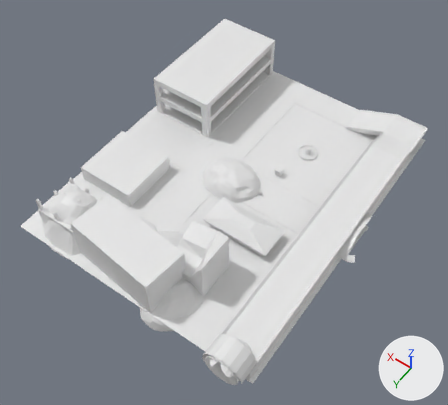
An edit to the Blender file White_Box_Project.blend, drawn before and after from the same camera.
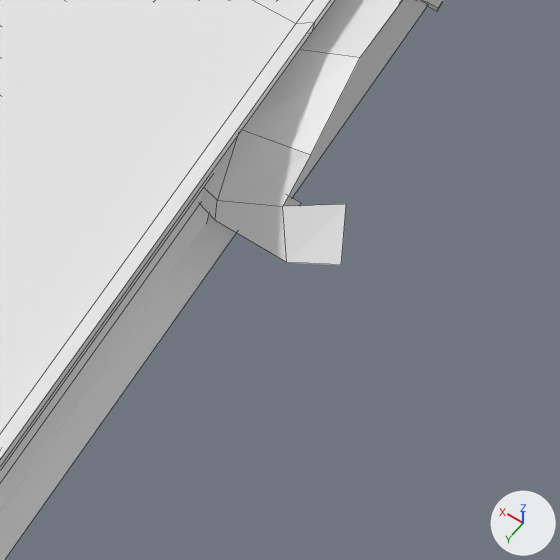
The first picture shows the older version from a 50 mm camera at (-69.3, 101.5, 146.0) aimed at (-3.5, 9.4, 1.1). The close-ups show both versions on the part from 70% to 85% of the width and 57% to 74% of the height of that picture; other places that the commit changed are outside them. Every picture has the same lights, and +X, +Y and +Z are marked at lower right. The close-ups show mesh edges as thin lines.

Objects in the first close-up: 'Bridge', 'Ground', 'Plane.004', 'Road.001'.
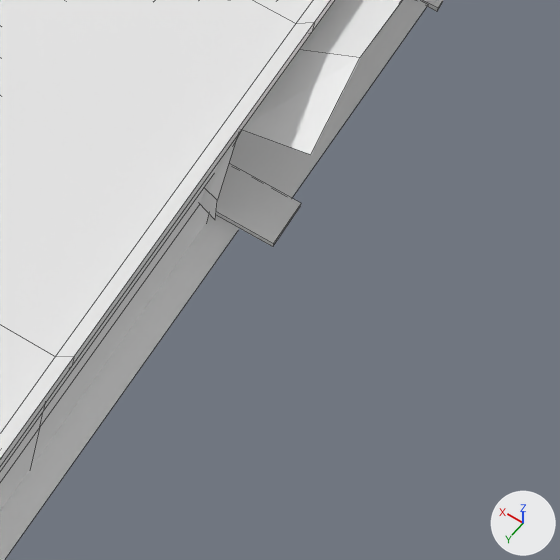
The edits, one by one:
me_plane_006 has 58 vertices, 41 faces, 1 loose edge and spans x -0.249..0.328, y -0.244..0.273, z -0.217..-0.051.
me_plane_006 is used by ob_plane_004; location (-38.16, -1.89, 7.12); rotation (0.0, 0.536, 0.0), in degrees (0, 31, 0); scale (29.0, 36.4, 29.0).
Verts and faces of me_plane_006; kept vertices keep their numbers, new ones are numbered from 58.
Before the commit, vertices of me_plane_006: 5 (-0.002, 0.261, -0.175) at pixel (215, 220), 9 (-0.16, 0.261, -0.215) at pixel (341, 264), 12 (-0.021, 0.2, -0.097), 23 (-0.005, 0.25, -0.155) at pixel (217, 200), 28 (-0.097, 0.273, -0.209) at pixel (286, 262).
Before the commit, vertices of me_plane_006: 40 (-0.157, 0.222, -0.165) at pixel (346, 204), 41 (-0.11, 0.2, -0.121) at pixel (310, 154), 56 (-0.09, 0.244, -0.156) at pixel (282, 206).
Part 1, on me_plane_006:
Vertices deleted: 9, 28, 40, 56 (with the faces that use them).

Changed parts and their boxes (x1, y1, x2, y2) in the close-ups (560 x 560 px):
'Plane.004', reshaped
    before: (199, 0, 402, 265)
    after: (199, 0, 402, 220)
part 1 of me_plane_006, deleted
    before: (215, 130, 346, 265)
'Road', unchanged, uncovered by the edit
    before: (283, 0, 443, 206)
    after: (216, 0, 443, 247)
